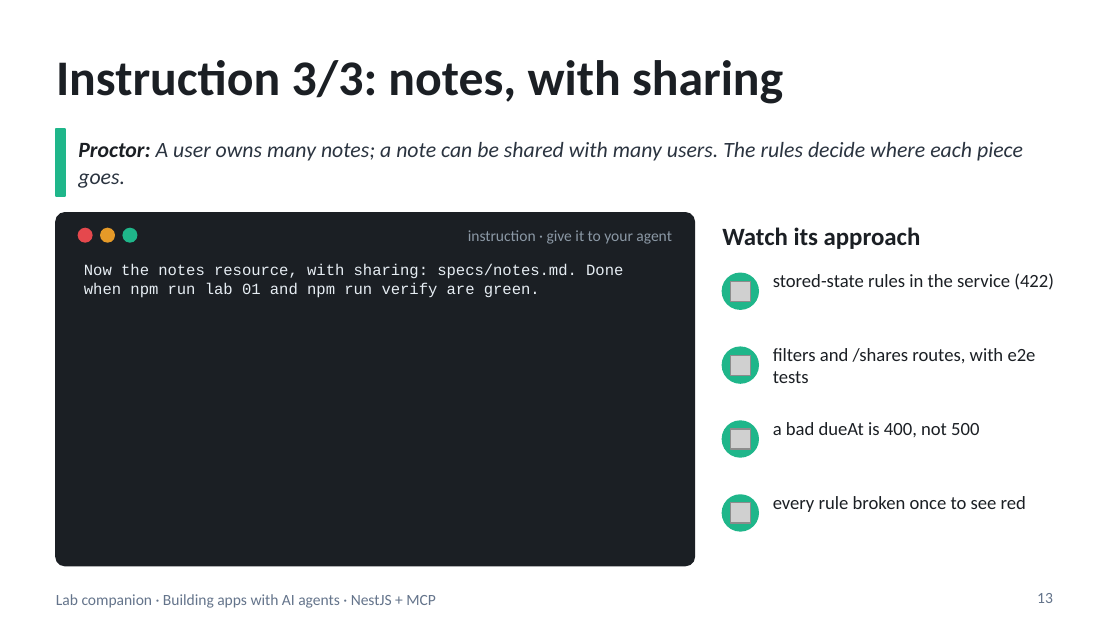
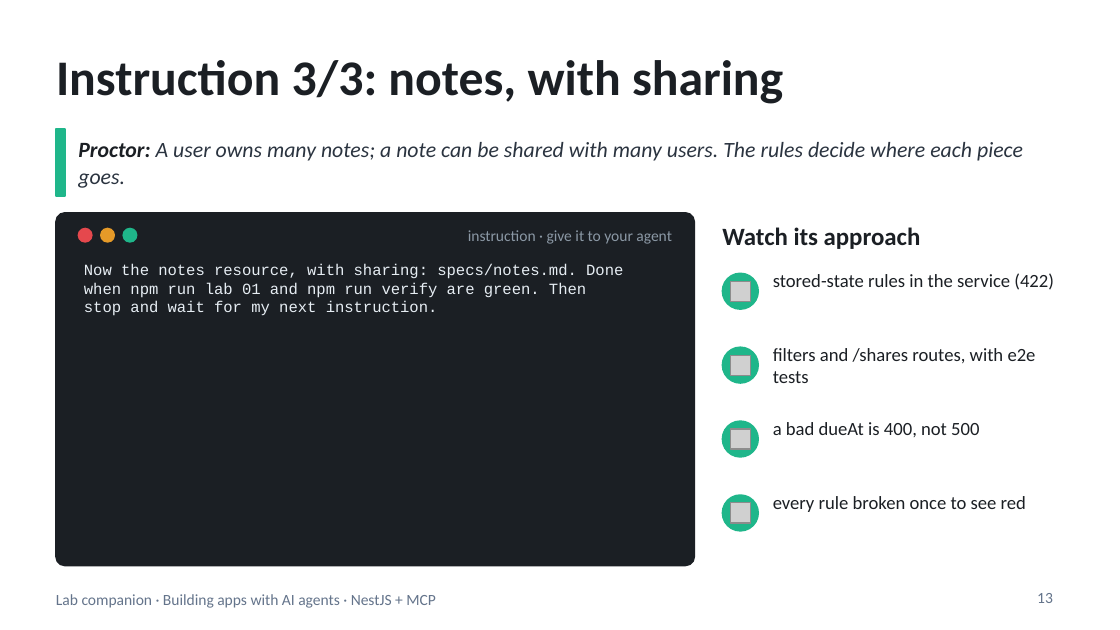
Before and after one commit to blazaga/ai-training-modules, a slide deck: slide 13 of docs/ai-agent-training/slides/lab-companion.pptx. Drawn at 1120x630 pixels with LibreOffice and Linux fonts; fonts in the diff are those of the drawing; grey boxes stand for pictures. Boxes give left, top, right and bottom in pixels: in the first picture for what was removed or moved away, otherwise in the second. Text is boxed around its words. In the diff, an @@ line names an element or a change of style, - is before the commit and + after.

```diff
--- a/docs/ai-agent-training/slides/lab-companion.pptx
+++ b/docs/ai-agent-training/slides/lab-companion.pptx
@@ text at (x1=84, y1=282, x2=586, y2=316): text changed @@
-when npm run lab 01 and npm run verify are green.
+when npm run lab 01 and npm run verify are green. Then
+stop and wait for my next instruction.
```
Also in this commit, not shown: 6 other slides changed, 6 other files.
